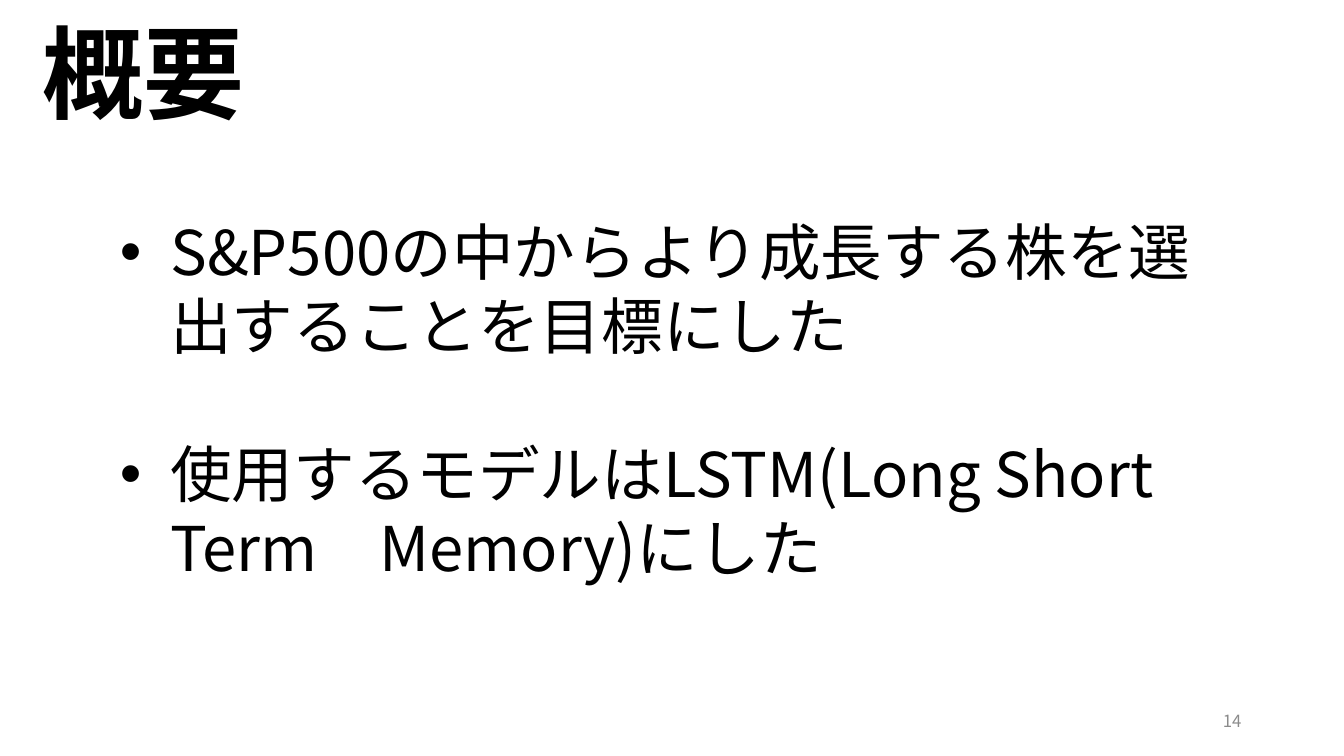
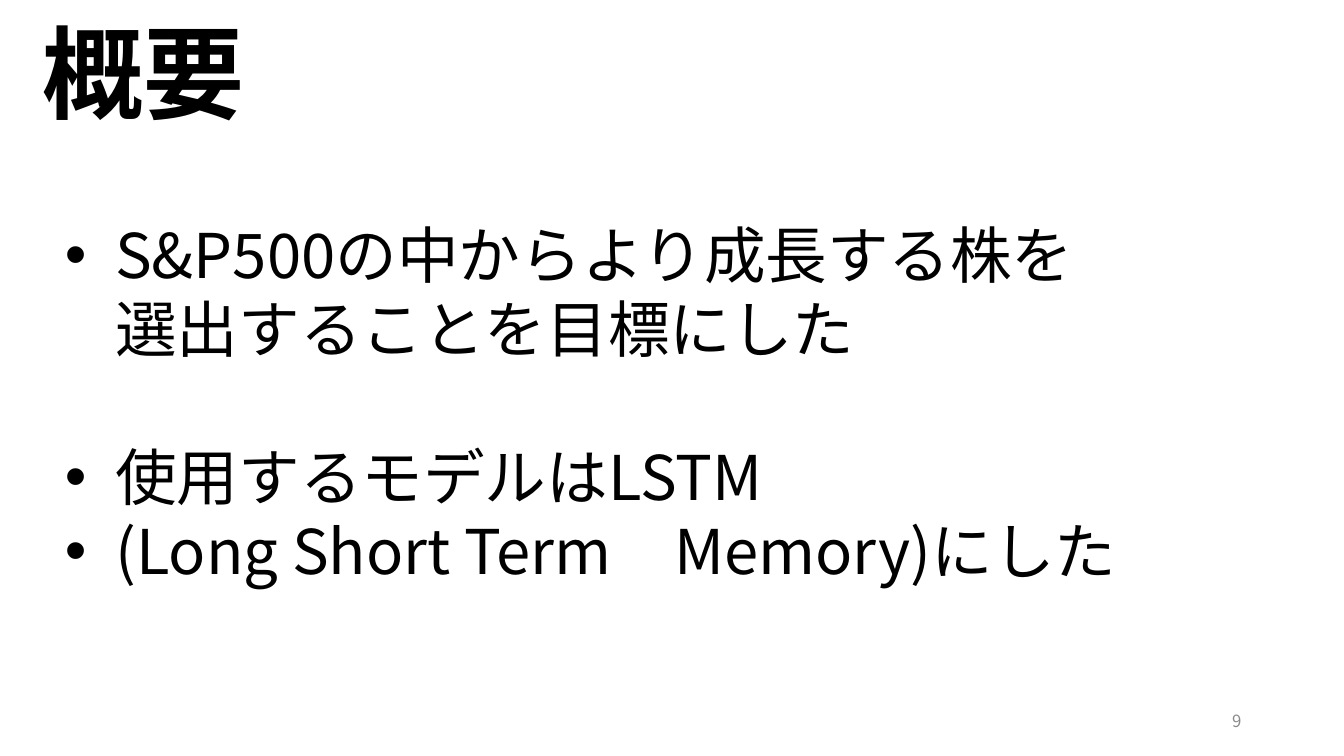
Before and after one commit to ryoww/PBL_stock, a slide deck: slide 9 of 最終報告.pptx (slide 14 before the commit). Drawn at 1344x756 pixels with LibreOffice and Linux fonts; fonts in the diff are those of the drawing. Boxes give left, top, right and bottom in pixels: in the first picture for what was removed or moved away, otherwise in the second. Text is boxed around its words. In the diff, an @@ line names an element or a change of style, - is before the commit and + after.

```diff
--- a/最終報告.pptx
+++ b/最終報告.pptx
@@ text at (115,226,1116,590): text changed @@
-• S&P500の中からより成長する株を選出することを目標にした
-• 使用するモデルはLSTM(Long Short Term Memory)にした
+• S&P500の中からより成長する株を
+  選出することを目標にした
+• 使用するモデルはLSTM
+• (Long Short Term Memory)にした
@@ page number at (1232,714,1241,727): text changed @@
-14
+9
```
Also in this commit, not shown: 11 other slides changed, 6 slides added, 1 slide removed, 1 other file.
